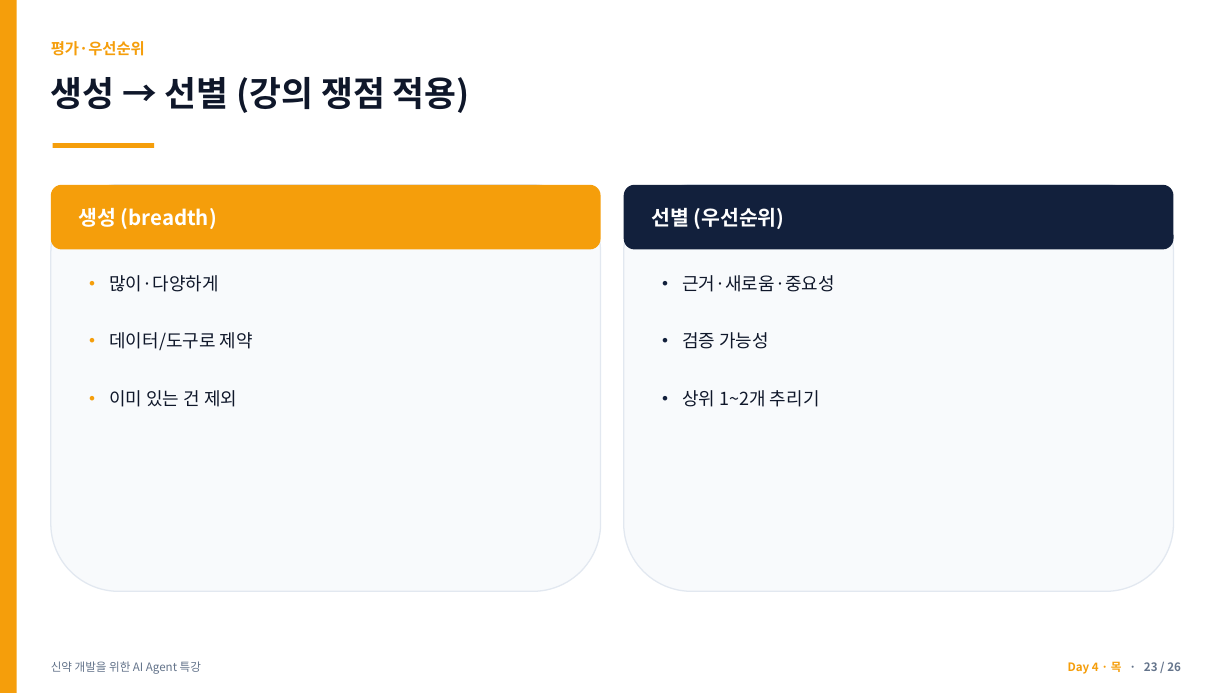
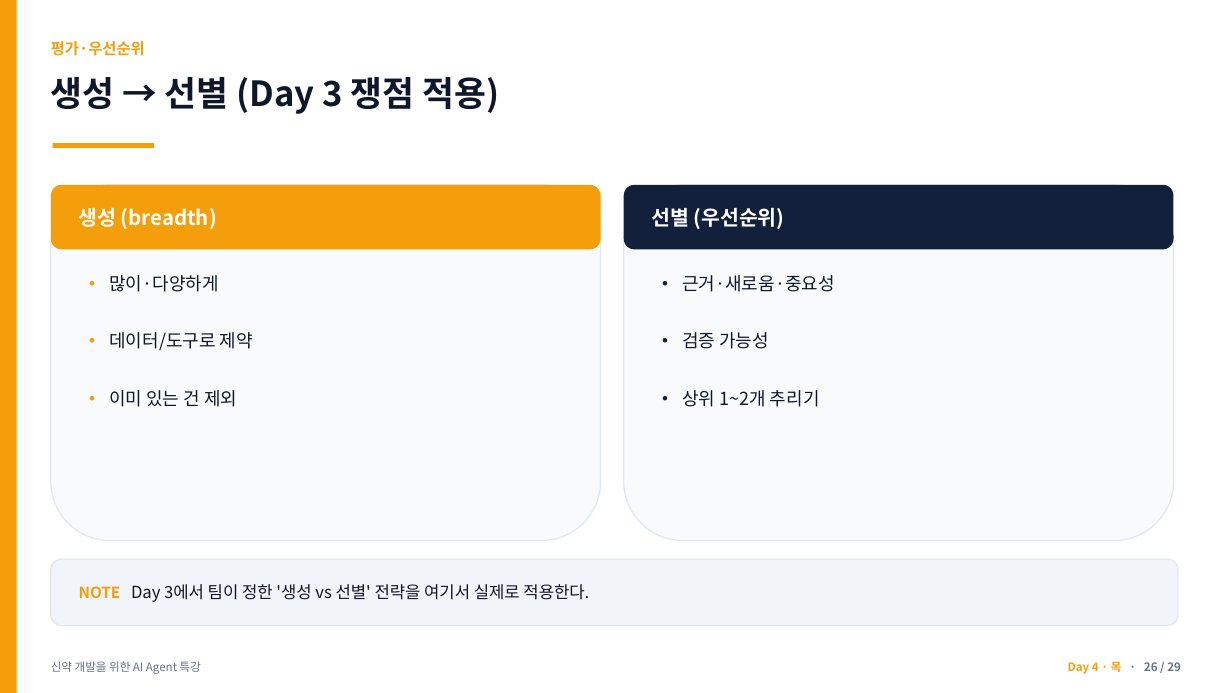
Before and after one commit to jyshin-22/wku-ai-agent-program, a slide deck: slide 26 of slides/day4.pptx (slide 23 before the commit). Drawn at 1232x693 pixels with LibreOffice and Linux fonts; fonts in the diff are those of the drawing. Boxes give left, top, right and bottom in pixels: in the first picture for what was removed or moved away, otherwise in the second. Text is boxed around its words. In the diff, an @@ line names an element or a change of style, - is before the commit and + after.

```diff
--- a/slides/day4.pptx
+++ b/slides/day4.pptx
@@ text at <box>51,77,500,114</box>: text changed @@
-생성 → 선별 (강의 쟁점 적용)
+생성 → 선별 (Day 3 쟁점 적용)
@@ rounded rectangle: place and size @@
-rounded rectangle at <box>51,185,601,592</box>
+rounded rectangle at <box>51,185,601,541</box>
@@ rounded rectangle: place and size @@
-rounded rectangle at <box>624,185,1174,592</box>
+rounded rectangle at <box>624,185,1174,541</box>
@@ rounded rectangle added at <box>51,559,1178,626</box>, fill #F1F5F9, outline #E2E8F0 1 pt @@
@@ text added at <box>79,584,589,602</box>, 13 pt, text #0F172A @@
+NOTE Day 3에서 팀이 정한 '생성 vs 선별' 전략을 여기서 실제로 적용한다.
@@ text at <box>1068,661,1181,674</box>: text changed @@
-Day 4 · 목 · 23 / 26
+Day 4 · 목 · 26 / 29
```
Also in this commit, not shown: 25 other slides changed, 3 slides added, 6 other files.
